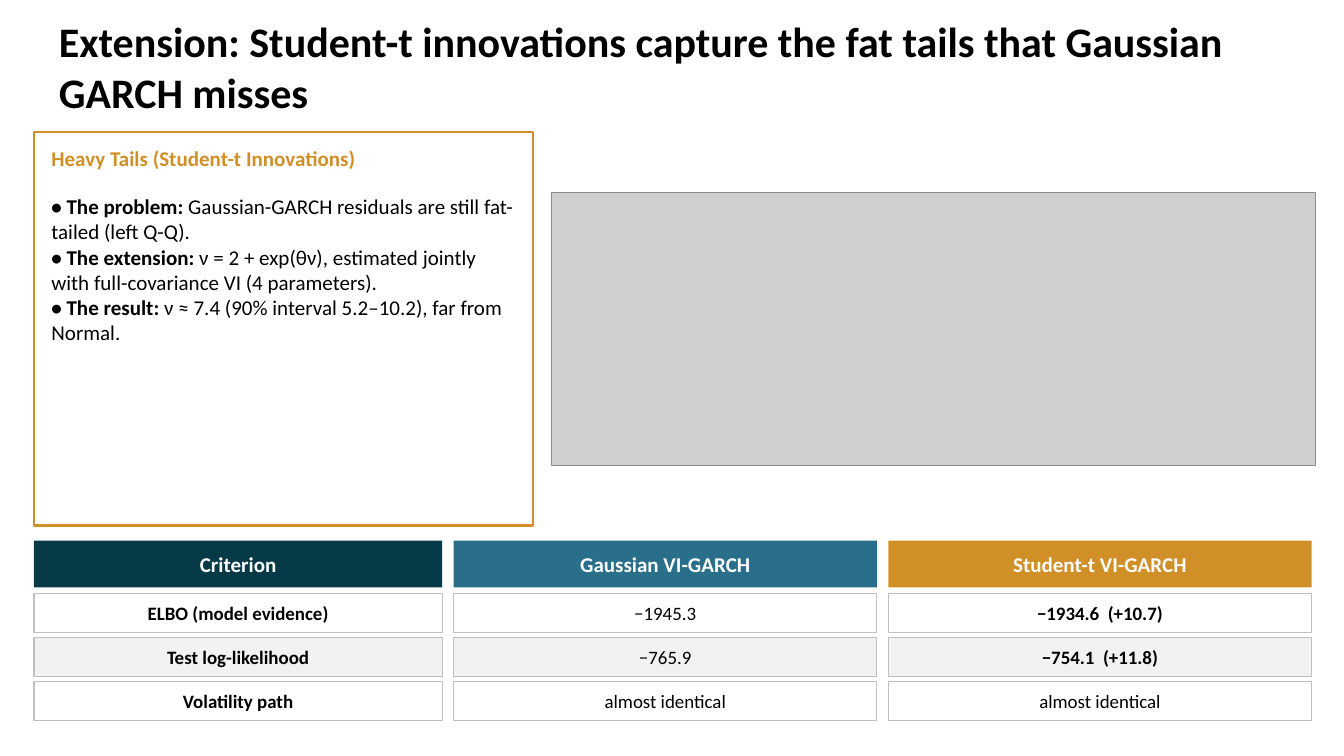
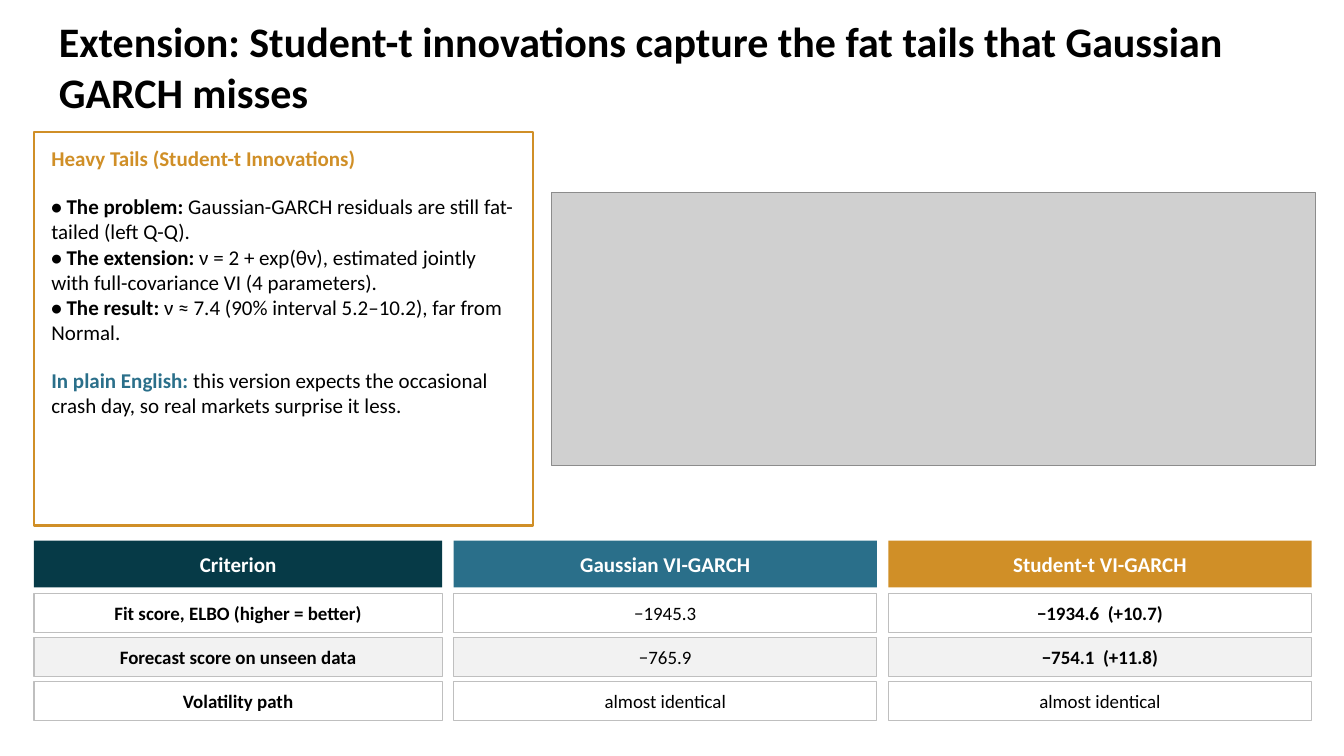
Before and after one commit to SGhuman123/Fordham-Time-Series-Econometrics, a slide deck: slide 14 of slides/Scalable_Bayesian_Volatility.pptx (slide 13 before the commit). Drawn at 1344x756 pixels with LibreOffice and Linux fonts; fonts in the diff are those of the drawing; grey boxes stand for pictures. Boxes give left, top, right and bottom in pixels: in the first picture for what was removed or moved away, otherwise in the second. Text is boxed around its words. In the diff, an @@ line names an element or a change of style, - is before the commit and + after.

```diff
--- a/slides/Scalable_Bayesian_Volatility.pptx
+++ b/slides/Scalable_Bayesian_Volatility.pptx
@@ text at [51,373,488,417]: paragraph added @@
+In plain English: this version expects the occasional crash day, so real markets surprise it less.
@@ text at [114,606,362,624]: text changed @@
-ELBO (model evidence)
+Fit score, ELBO (higher = better)
@@ text at [120,650,356,664]: text changed @@
-Test log-likelihood
+Forecast score on unseen data
```
Also in this commit, not shown: 10 other slides changed, 2 slides added, 7 other files.
